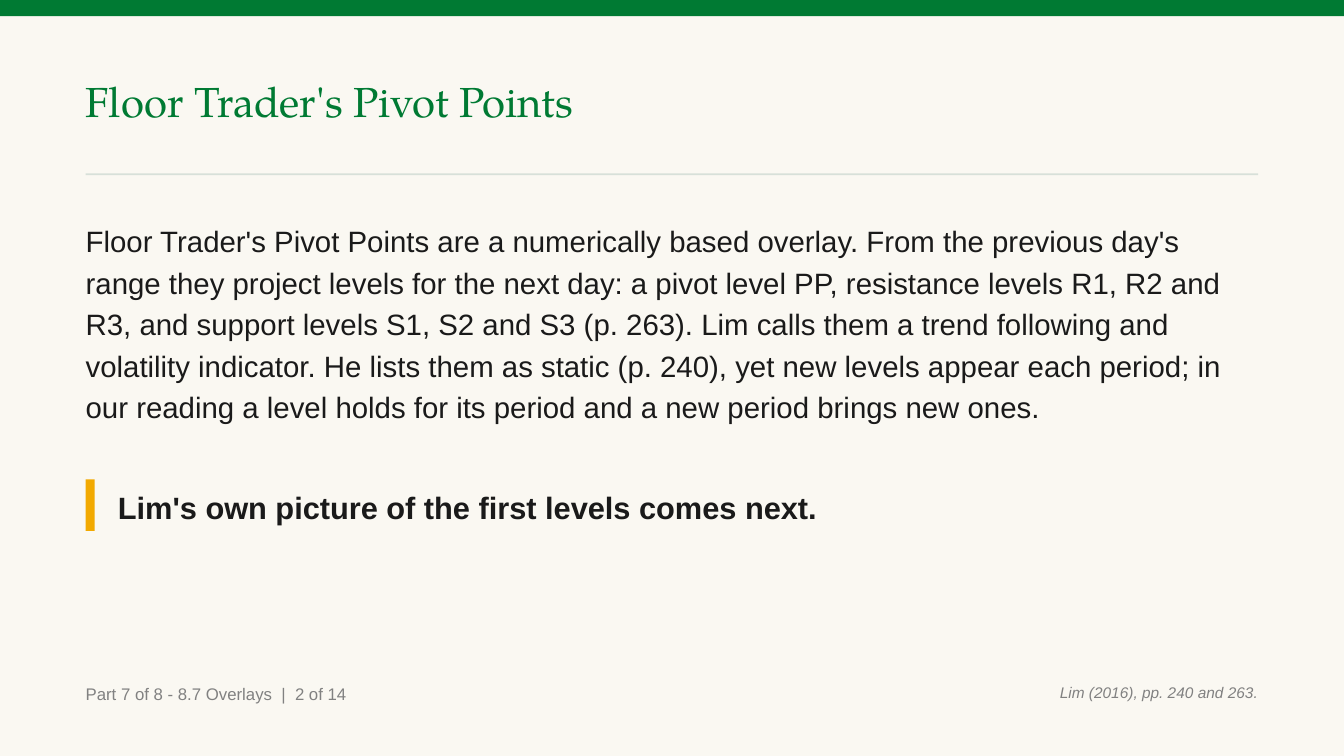
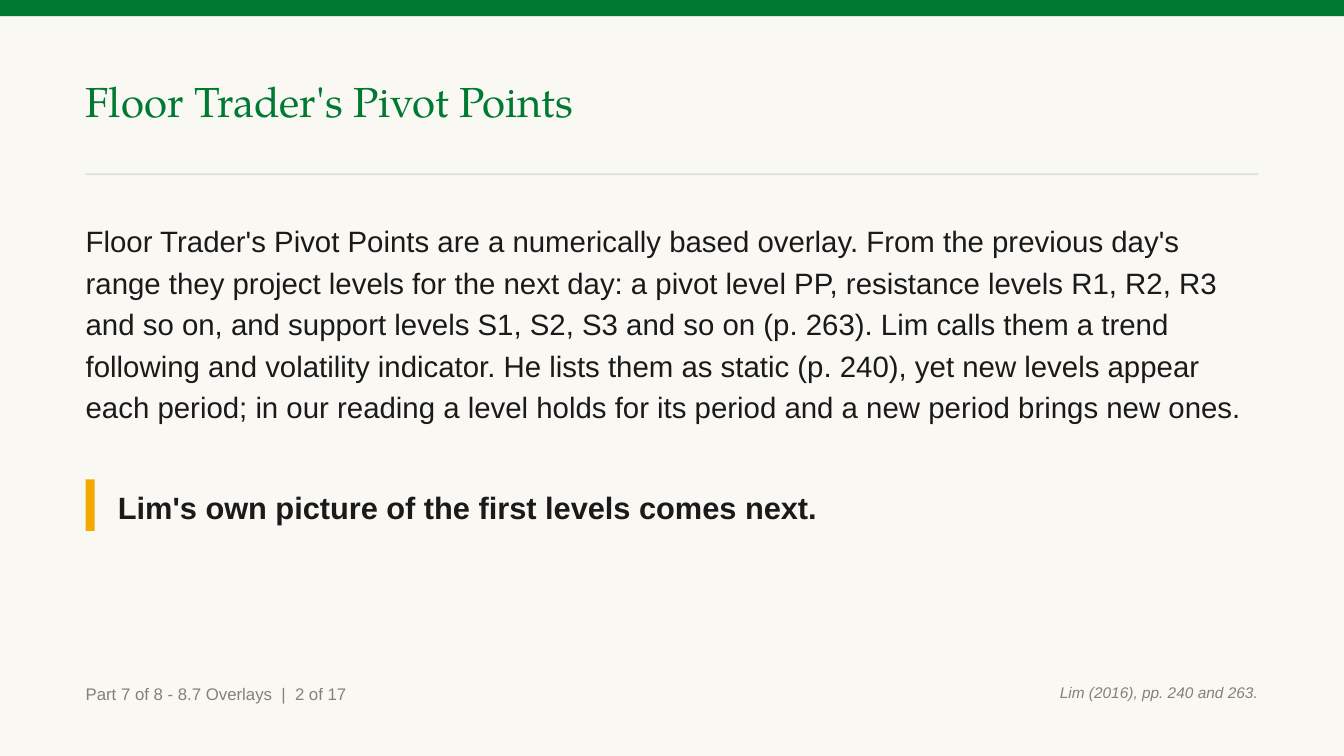
Before and after one commit to benjiesotelo-sudo/Telos_FIN1209, a slide deck: slide 244 of chapter-08/FIN1209-Chapter-08.pptx (slide 240 before the commit). Drawn at 1344x756 pixels with LibreOffice and Linux fonts; fonts in the diff are those of the drawing. Boxes give left, top, right and bottom in pixels: in the first picture for what was removed or moved away, otherwise in the second. Text is boxed around its words. In the diff, an @@ line names an element or a change of style, - is before the commit and + after.

```diff
--- a/chapter-08/FIN1209-Chapter-08.pptx
+++ b/chapter-08/FIN1209-Chapter-08.pptx
@@ text at [86,230,1240,424]: text changed @@
-Floor Trader's Pivot Points are a numerically based overlay. From the previous day's range they project levels for the next day: a pivot level PP, resistance levels R1, R2 and R3, and support levels S1, S2 and S3 (p. 263). Lim calls them a trend following and volatility indicator. He lists them as static (p. 240), yet new levels appear each period; in our reading a level holds for its period and a new period brings new ones.
+Floor Trader's Pivot Points are a numerically based overlay. From the previous day's range they project levels for the next day: a pivot level PP, resistance levels R1, R2, R3 and so on, and support levels S1, S2, S3 and so on (p. 263). Lim calls them a trend following and volatility indicator. He lists them as static (p. 240), yet new levels appear each period; in our reading a level holds for its period and a new period brings new ones.
@@ text at [86,688,347,704]: text changed @@
-Part 7 of 8 - 8.7 Overlays | 2 of 14
+Part 7 of 8 - 8.7 Overlays | 2 of 17
```
Also in this commit, not shown: 90 other slides changed, 7 slides added, 11 other files.
